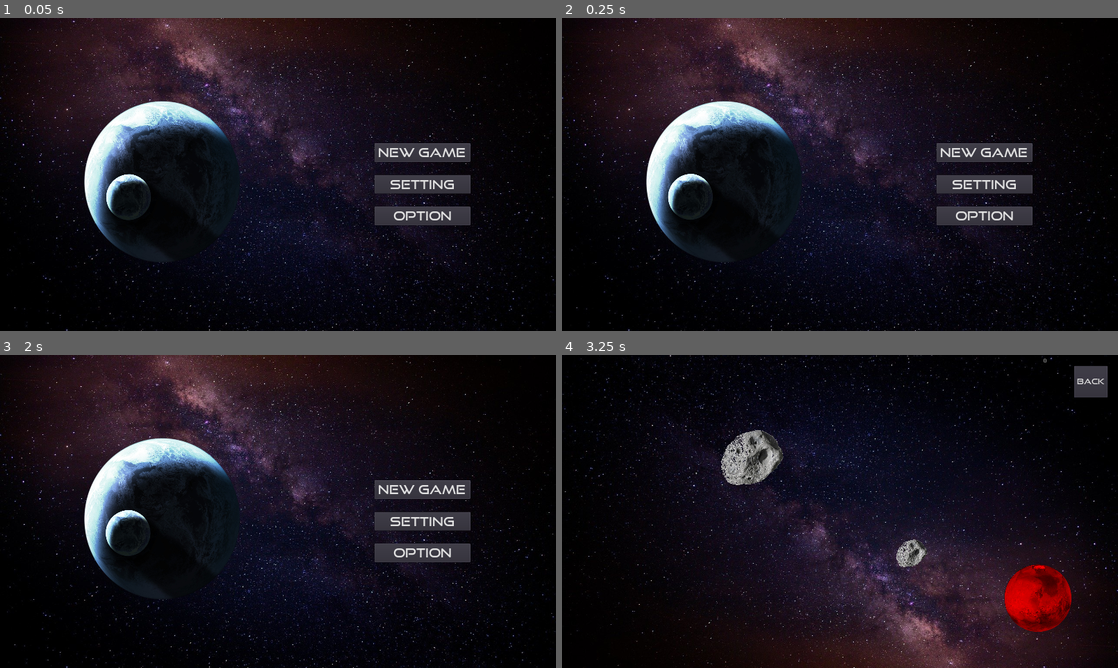
Above: before the commit, frames 1-4 (two rows, left to right).
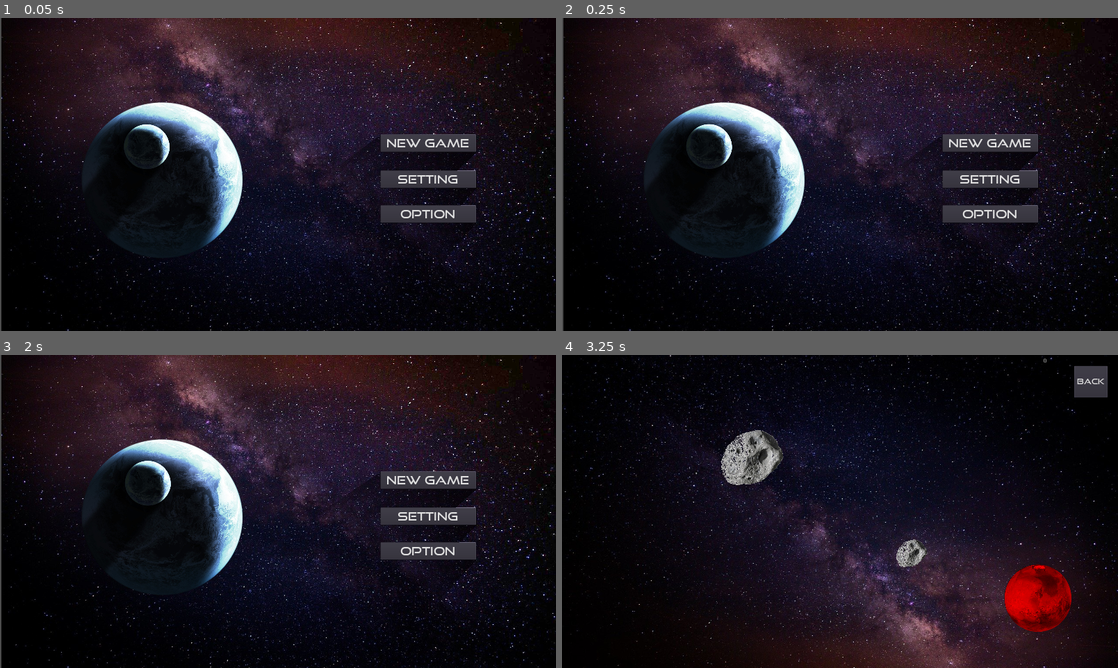
Above: after the commit, the same moments.

Repository: allenshi2014/balldrop
Game: Godot game, scene res://Menu.tscn
Same seed, same stepped clock (60 frames per second), same inputs: the game is played once before the commit and once after it.
Inputs (mouse positions are in pixels of both pictures, inside the frame that each line leads up to):
- Up to frame 1 (0.05 s): no input
- Up to frame 2 (0.25 s): no input
- Up to frame 3 (2 s): click "Option" at 0.5 s; click "Back" at 1.25 s
- Up to frame 4 (3.25 s): click "Setting" at 2 s; move the mouse to (962, 495) at 2.77 s; click (962, 495) at 2.92 s

The runs differ from the first frame. In frame 1, 19% of the frame differs, in the area x 0-100%, y 0-100%; in frame 2, 19%; in frame 3, 19%; in frame 4, nothing differs.

Commit message:
today updates

Diff:
--- a/Menu.gd
+++ b/Menu.gd
@@ -8,7 +8,7 @@
 	#$earth.scale += Vector2(0.0001, 0.0001)
 	$earth.rotation_degrees += 0.05
 	var earth_degree = $earth.get_rotation_degrees()
-	if  earth_degree > 4 and earth_degree < 5:
+	if  earth_degree > 93 and earth_degree < 94:
 		$comet.set_emitting(true)
 	else:
 		$comet.set_emitting(false)
--- a/Menu.tscn
+++ b/Menu.tscn
@@ -1,78 +1,109 @@
-[gd_scene load_steps=7 format=2]
+[gd_scene load_steps=10 format=2]
 
 [ext_resource path="res://image/bg/bg.jpg" type="Texture" id=1]
 [ext_resource path="res://font/GT.ttf" type="DynamicFontData" id=2]
 [ext_resource path="res://menu.gd" type="Script" id=3]
+[ext_resource path="res://tex/glow.png" type="Texture" id=4]
 [ext_resource path="res://image/bg/earth_menu.png" type="Texture" id=5]
+[ext_resource path="res://tex/light.png" type="Texture" id=6]
 
-[sub_resource type="DynamicFont" id=1]
-size = 30
-font_data = ExtResource( 2 )
-
-[sub_resource type="ParticlesMaterial" id=2]
+[sub_resource type="ParticlesMaterial" id=1]
 flag_disable_z = true
 gravity = Vector3( 0, 100, 0 )
 orbit_velocity = 0.0
 orbit_velocity_random = 0.0
-damping = 50.0
+
+[sub_resource type="DynamicFont" id=2]
+size = 28
+font_data = ExtResource( 2 )
+
+[sub_resource type="OccluderPolygon2D" id=3]
+closed = false
+polygon = PoolVector2Array( -110, -20, 110, -20, 110, 20, -110, 20, -110, -20 )
 
 [node name="Menu" type="Node2D"]
 script = ExtResource( 3 )
+__meta__ = {
+"_edit_horizontal_guides_": [  ]
+}
 
 [node name="bg" type="Sprite" parent="."]
-position = Vector2( 640, 365.995 )
+position = Vector2( 642.676, 365.995 )
 rotation = 3.14159
 texture = ExtResource( 1 )
 
+[node name="comet" type="Particles2D" parent="."]
+position = Vector2( 915.605, -34.3946 )
+rotation = 0.785398
+scale = Vector2( 0.5, 0.5 )
+emitting = false
+amount = 1
+lifetime = 5.0
+speed_scale = 3.0
+explosiveness = 1.0
+fract_delta = false
+visibility_rect = Rect2( -100, -100, 200, 2000 )
+process_material = SubResource( 1 )
+texture = ExtResource( 4 )
+
 [node name="earth" type="Sprite" parent="."]
 position = Vector2( 375, 375 )
+rotation = 1.5708
 scale = Vector2( 0.3, 0.3 )
 texture = ExtResource( 5 )
 
+[node name="Light2D" type="Light2D" parent="earth"]
+position = Vector2( -2902.85, -5111.86 )
+scale = Vector2( 3.33333, 3.33333 )
+texture = ExtResource( 6 )
+texture_scale = 3.0
+energy = 3.0
+shadow_enabled = true
+
 [node name="btn_new" type="Button" parent="."]
-margin_left = 862.254
-margin_top = 287.58
-margin_right = 1083.25
-margin_bottom = 330.58
-custom_fonts/font = SubResource( 1 )
+margin_left = 876.383
+margin_top = 268.472
+margin_right = 1096.38
+margin_bottom = 308.472
+custom_fonts/font = SubResource( 2 )
 text = "New Game"
 __meta__ = {
 "_edit_use_anchors_": false
 }
 
+[node name="btn_new_mask" type="LightOccluder2D" parent="btn_new"]
+position = Vector2( 109.932, 20.5501 )
+occluder = SubResource( 3 )
+
+[node name="btn_setting" type="Button" parent="."]
+margin_left = 876.383
+margin_top = 351.082
+margin_right = 1096.38
+margin_bottom = 391.082
+custom_fonts/font = SubResource( 2 )
+text = "Setting"
+__meta__ = {
+"_edit_use_anchors_": false
+}
+
+[node name="btn_setting_mask" type="LightOccluder2D" parent="btn_setting"]
+position = Vector2( 111.088, 20.6964 )
+occluder = SubResource( 3 )
+
 [node name="btn_option" type="Button" parent="."]
-margin_left = 862.254
-margin_top = 434.447
-margin_right = 1083.25
-margin_bottom = 477.447
-custom_fonts/font = SubResource( 1 )
+margin_left = 876.383
+margin_top = 431.02
+margin_right = 1096.38
+margin_bottom = 471.02
+custom_fonts/font = SubResource( 2 )
 text = "Option"
 __meta__ = {
 "_edit_use_anchors_": false
 }
 
-[node name="btn_setting" type="Button" parent="."]
-margin_left = 862.254
-margin_top = 361.236
-margin_right = 1083.25
-margin_bottom = 404.236
-custom_fonts/font = SubResource( 1 )
-text = "Setting"
-__meta__ = {
-"_edit_use_anchors_": false
-}
-
-[node name="comet" type="Particles2D" parent="."]
-position = Vector2( 900, 70 )
-rotation = 0.785398
-scale = Vector2( 5, 5 )
-emitting = false
-amount = 10
-lifetime = 2.0
-speed_scale = 2.0
-explosiveness = 1.0
-visibility_rect = Rect2( -100, -10, 200, 200 )
-process_material = SubResource( 2 )
+[node name="btn_option_mask" type="LightOccluder2D" parent="btn_option"]
+position = Vector2( 109.912, 21.0035 )
+occluder = SubResource( 3 )
 [connection signal="pressed" from="btn_new" to="." method="_on_Button_pressed"]
+[connection signal="pressed" from="btn_setting" to="." method="_on_Button_pressed"]
 [connection signal="pressed" from="btn_option" to="." method="_on_Button_pressed"]
-[connection signal="pressed" from="btn_setting" to="." method="_on_Button_pressed"]
Binary file added: tex/glow.png
Not shown, added: tex/glow.png.import
Binary file added: tex/light.png
Not shown, added: tex/light.png.import
